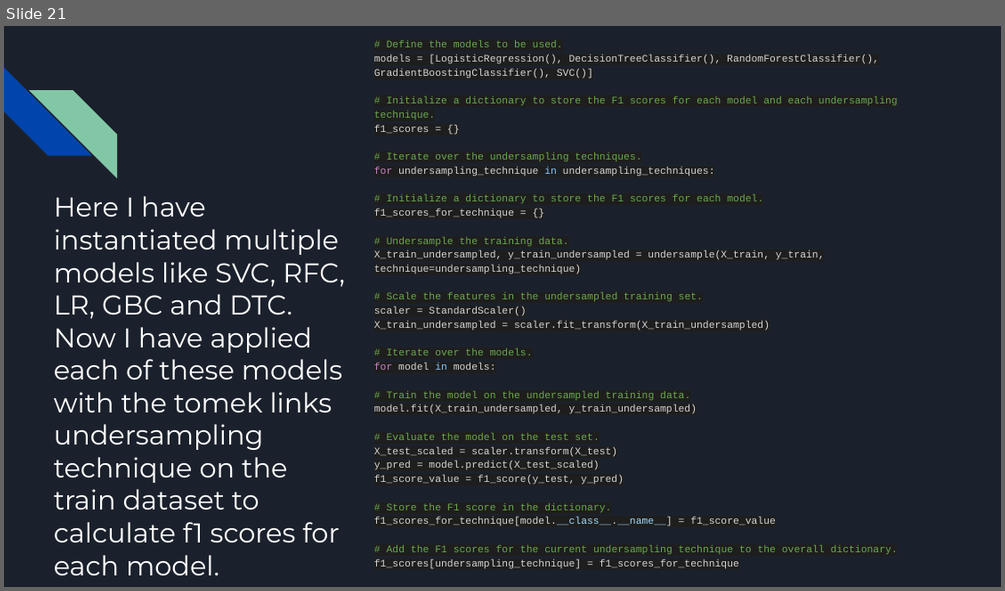
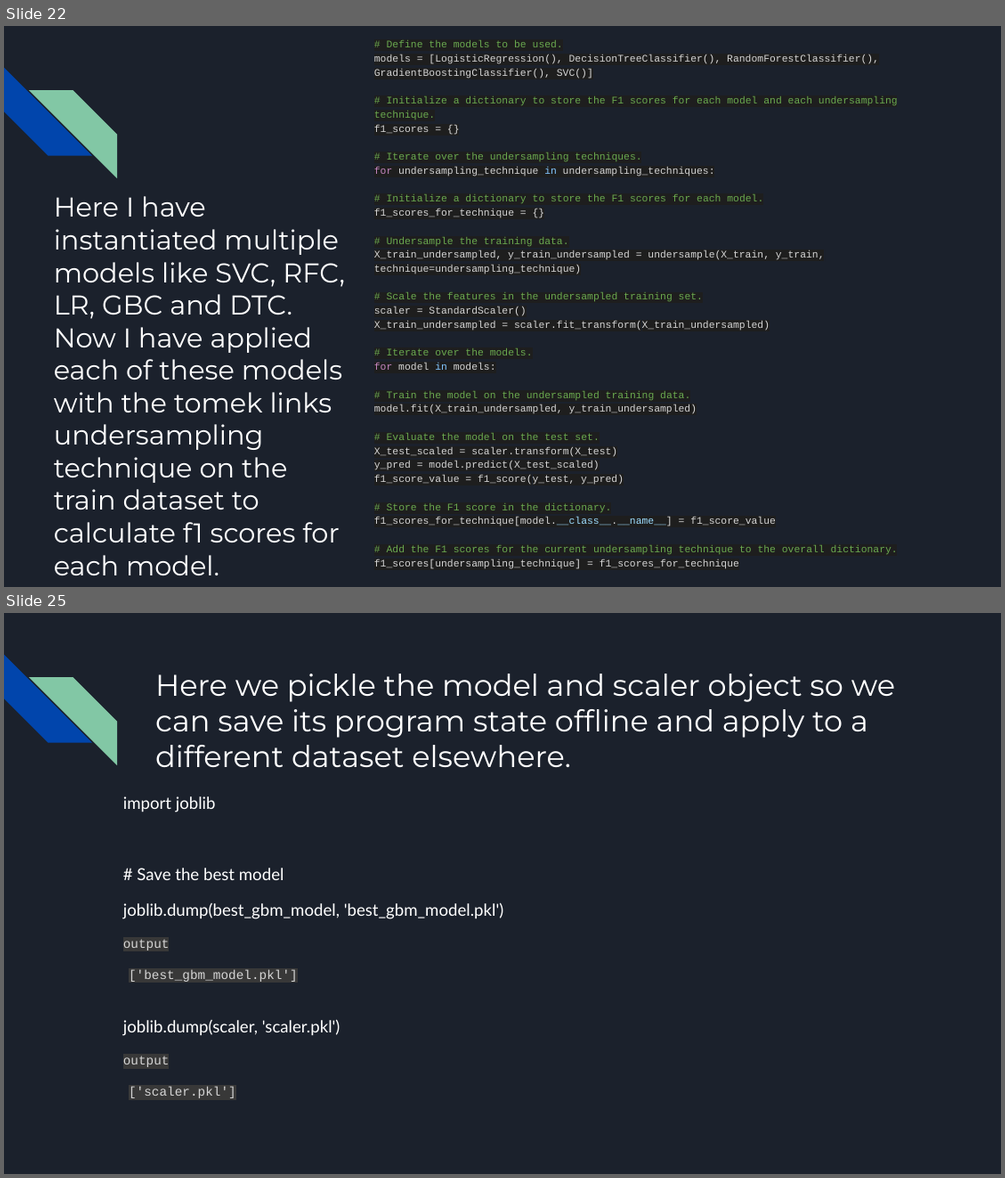
Before and after one commit to TheRocker1212/Hackathon_KH, a slide deck: Loan Repayment Assessment in Banking.pptx. Shown one above the other, each under a label of ours: slide 21 before the commit, slides 22 and 25 after it; the slides between them are not shown. The pictures are 1005x591 and 1005x1178 pixels, drawn with LibreOffice and Linux fonts; fonts in the diff are those of the drawing. Boxes give left, top, right and bottom in pixels: in the first picture for what was removed or moved away, otherwise in the second. Text is boxed around its words. In the diff, an @@ line names an element or a change of style, - is before the commit and + after.

```diff
--- a/Loan Repayment Assessment in Banking.pptx
+++ b/Loan Repayment Assessment in Banking.pptx
@@ slide 25 added at <box>4,613,1001,1174</box>, background #1B212C; not listed: 2 template elements that a slide beside it also shows @@
@@ title added at <box>155,674,895,767</box>, 21.6 pt, text #FFFFFF @@
+Here we pickle the model and scaler object so we can save its program state offline and apply to a different dataset elsewhere.
@@ text added at <box>123,796,503,1098</box>, 12 pt, text #FFFFFF @@
+import joblib
+# Save the best model
+joblib.dump(best_gbm_model, 'best_gbm_model.pkl')
+output
+['best_gbm_model.pkl']
+joblib.dump(scaler, 'scaler.pkl')
+output
+['scaler.pkl']
@@ what was slide 21 is now slide 22 @@
```
Also in this commit, not shown: 1 slide changed, 8 other slides added, 3 slides removed.
